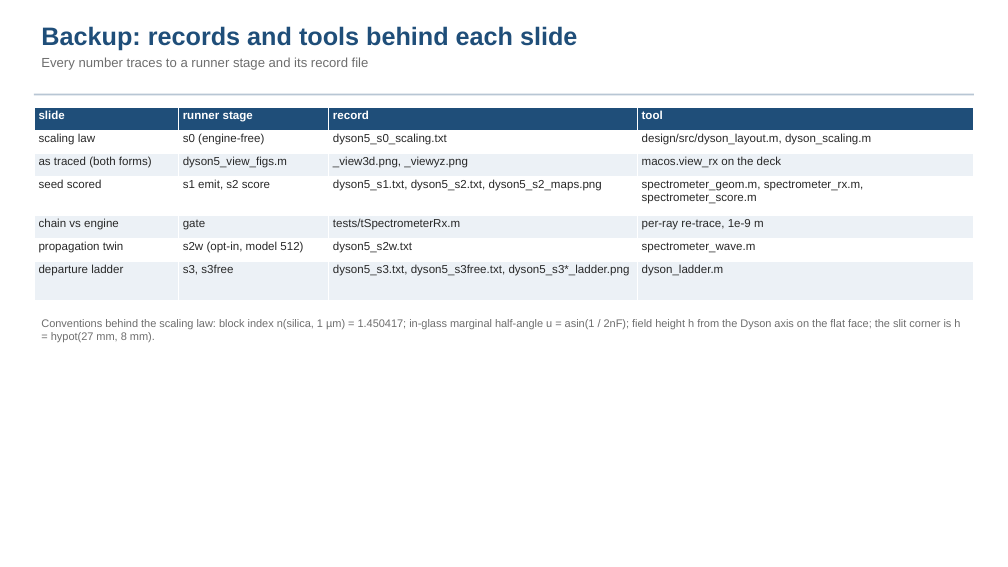
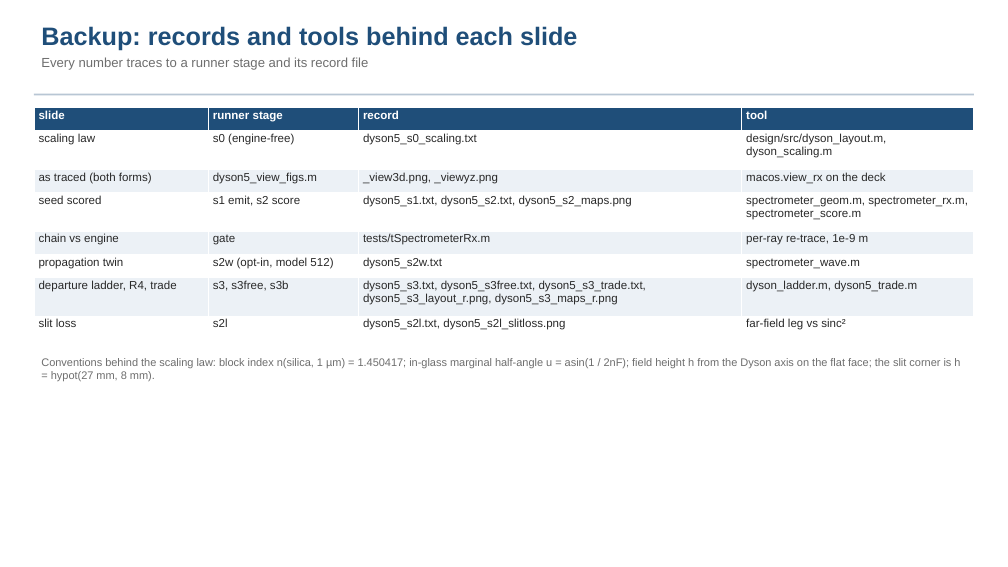
Before and after one commit to nasa-jpl/macos, a slide deck: slide 22 of demo_session/deck_dyson.pptx (slide 16 before the commit). Drawn at 1008x567 pixels with LibreOffice and Linux fonts; fonts in the diff are those of the drawing. Boxes give left, top, right and bottom in pixels: in the first picture for what was removed or moved away, otherwise in the second. Text is boxed around its words. In the diff, an @@ line names an element or a change of style, - is before the commit and + after.

```diff
--- a/demo_session/deck_dyson.pptx
+++ b/demo_session/deck_dyson.pptx
@@ table at box(34, 107, 975, 340) @@
-row 7: departure ladder | s3, s3free | dyson5_s3.txt, dyson5_s3free.txt, dyson5_s3*_ladder.png | dyson_ladder.m
+row 7: departure ladder, R4, trade | s3, s3free, s3b | dyson5_s3.txt, dyson5_s3free.txt, dyson5_s3_trade.txt, dyson5_s3_layout_r.png, dyson5_s3_maps_r.png | dyson_ladder.m, dyson5_trade.m
+row 8: slit loss | s2l | dyson5_s2l.txt, dyson5_s2l_slitloss.png | far-field leg vs sinc²
@@ text "Conventions behind the scaling law: ...": place and size @@
-text "Conventions behind the scaling law: ..." at box(41, 319, 960, 342)
+text "Conventions behind the scaling law: ..." at box(41, 358, 960, 381)
```
Also in this commit, not shown: 6 other slides changed, 6 slides added, 11 other files.
